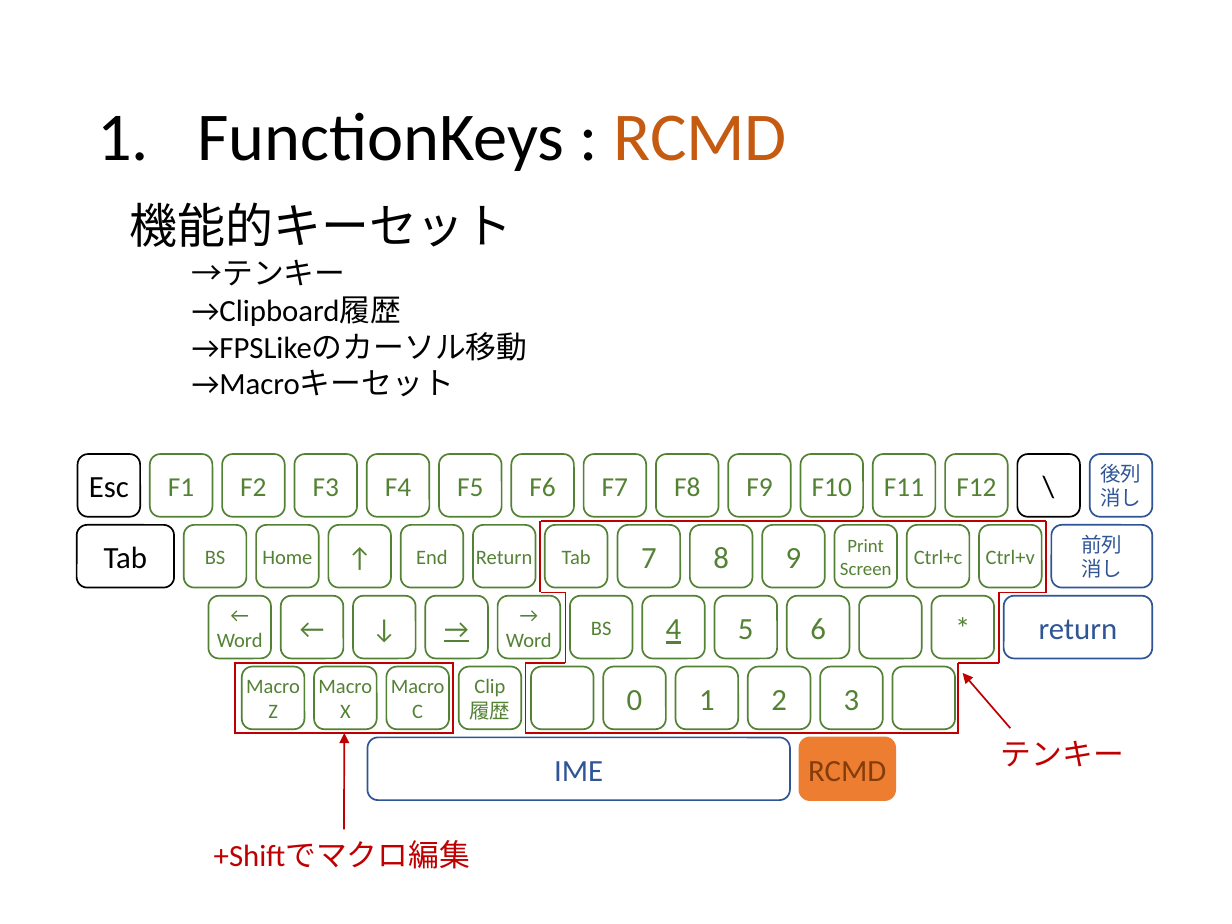
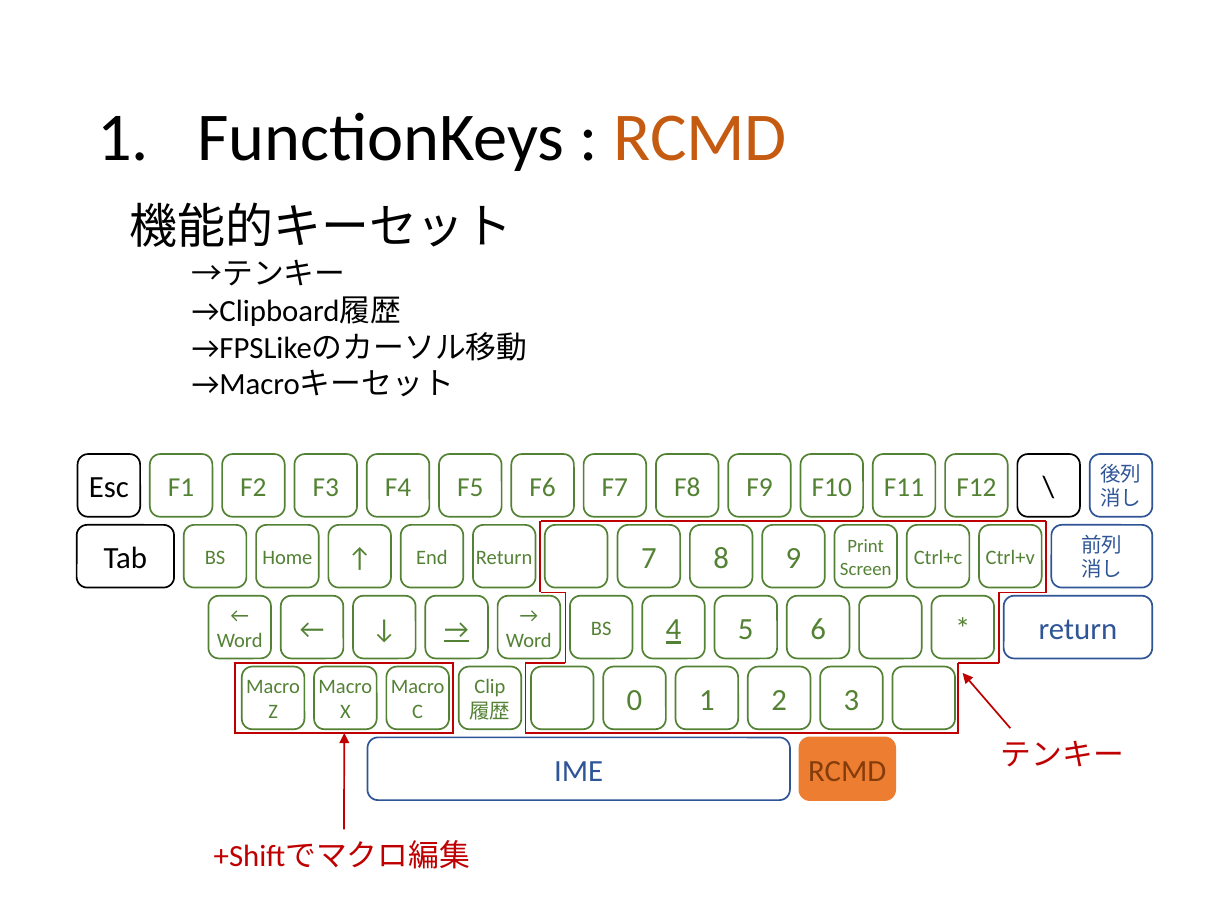
Before and after one commit to ittooo66/myAHK, a slide deck: slide 5 of MANUAL.pptx. Drawn at 1232x924 pixels with LibreOffice and Linux fonts; fonts in the diff are those of the drawing. Boxes give left, top, right and bottom in pixels: in the first picture for what was removed or moved away, otherwise in the second. Text is boxed around its words. In the diff, an @@ line names an element or a change of style, - is before the commit and + after.

```diff
--- a/MANUAL.pptx
+++ b/MANUAL.pptx
@@ text in rounded rectangle at <box>562,549,591,564</box>: text removed @@
-Tab
```
Also in this commit, not shown: 1 other slide changed, 1 other file.
